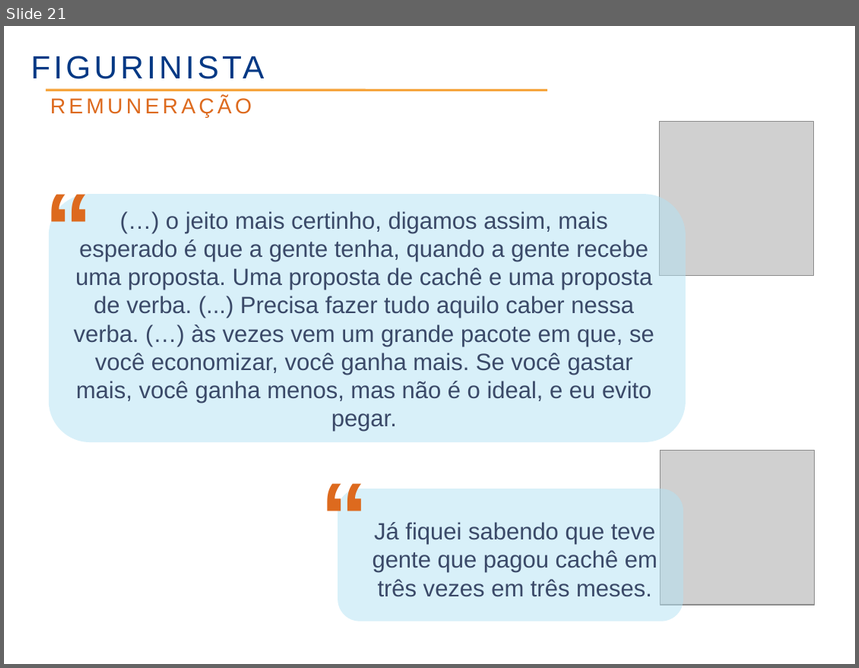
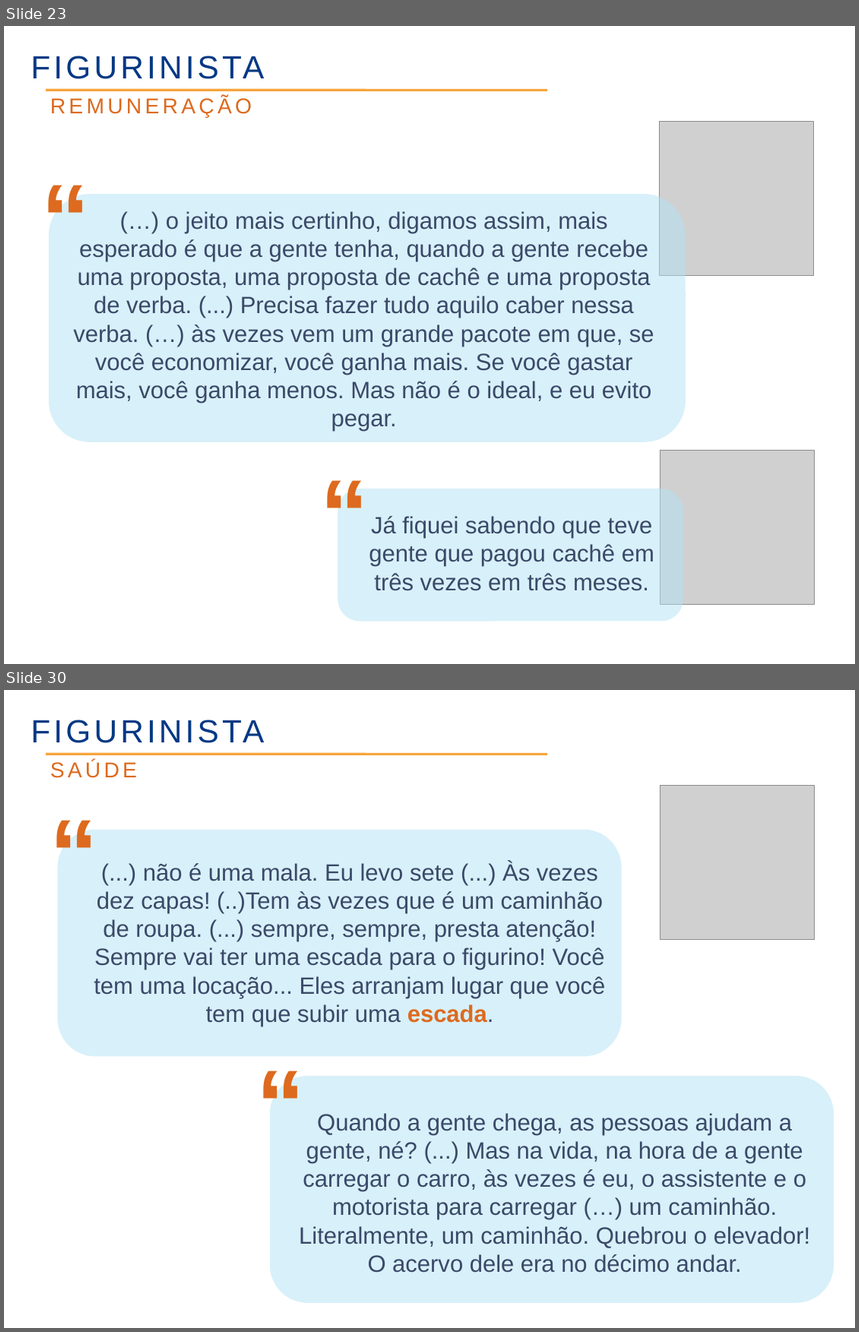
Before and after one commit to rzuquim/pos-rh, a slide deck: 02_abordagens_em_pot/seminario.odp. Shown one above the other, each under a label of ours: slide 21 before the commit, slides 23 and 30 after it; the slides between them are not shown. The pictures are 859x668 and 859x1332 pixels, drawn with LibreOffice and Linux fonts; fonts in the diff are those of the drawing; grey boxes stand for pictures; background and template pictures are left out. Boxes give left, top, right and bottom in pixels: in the first picture for what was removed or moved away, otherwise in the second. Text is boxed around its words. In the diff, an @@ line names an element or a change of style, - is before the commit and + after.

```diff
--- a/02_abordagens_em_pot/seminario.odp
+++ b/02_abordagens_em_pot/seminario.odp
@@ slide 30 added at <box>4,690,855,1328</box>, background picture (left out) @@
@@ text added at <box>31,720,264,743</box>, 30 pt, text #023884 @@
+FIGURINISTA
@@ line added from (46, 754) to (547, 754), #F6A53E 2.15 pt @@
@@ text added at <box>50,761,137,778</box>, 20 pt, text #DD6A1E @@
+SAÚDE
@@ text added at <box>43,787,106,910</box>, 90 pt, text #DD6A1E, bold @@
+“
@@ picture added at <box>661,786,815,940</box> @@
@@ rounded rectangle added at <box>57,830,622,1057</box>, fill #B3E3F4 at 50% opacity @@
@@ text added at <box>94,862,605,1027</box>, 22 pt, text #3A4968 @@
+(...) não é uma mala. Eu levo sete (...) Às vezes dez capas! (..)Tem às vezes que é um caminhão de roupa. (...) sempre, sempre, presta atenção! Sempre vai ter uma escada para o figurino! Você tem uma locação... Eles arranjam lugar que você tem que subir uma escada.
@@ text added at <box>249,1037,313,1161</box>, 90 pt, text #DD6A1E, bold @@
+“
@@ rounded rectangle added at <box>270,1076,835,1303</box>, fill #B3E3F4 at 50% opacity @@
@@ text added at <box>299,1113,810,1273</box>, 22 pt, text #3A4968 @@
+Quando a gente chega, as pessoas ajudam a gente, né? (...) Mas na vida, na hora de a gente carregar o carro, às vezes é eu, o assistente e o motorista para carregar (…) um caminhão. Literalmente, um caminhão. Quebrou o elevador!O acervo dele era no décimo andar.
@@ what was slide 21 is now slide 23 @@
@@ slide 23 changed as well @@
@@ text "“" rewrapped from <box>37,161,101,277</box> to <box>34,152,97,275</box> @@
@@ text at <box>73,211,655,432</box>: text changed @@
-(…) o jeito mais certinho, digamos assim, mais esperado é que a gente tenha, quando a gente recebe uma proposta. Uma proposta de cachê e uma proposta de verba. (...) Precisa fazer tudo aquilo caber nessa verba. (…) às vezes vem um grande pacote em que, se você economizar, você ganha mais. Se você gastar mais, você ganha menos, mas não é o ideal, e eu evito pegar.
+(…) o jeito mais certinho, digamos assim, mais esperado é que a gente tenha, quando a gente recebe uma proposta, uma proposta de cachê e uma proposta de verba. (...) Precisa fazer tudo aquilo caber nessa verba. (…) às vezes vem um grande pacote em que, se você economizar, você ganha mais. Se você gastar mais, você ganha menos. Mas não é o ideal, e eu evito pegar.
@@ text "“" rewrapped from <box>313,451,376,566</box> to <box>313,448,376,572</box> @@
@@ text "Já fiquei sabendo que teve ...": place and size @@
-text "Já fiquei sabendo que teve ..." at <box>373,522,658,598</box>
+text "Já fiquei sabendo que teve ..." at <box>369,516,655,591</box>
```
Also in this commit, not shown: 18 other slides changed, 19 other slides added, 5 slides removed, 7 other files.
